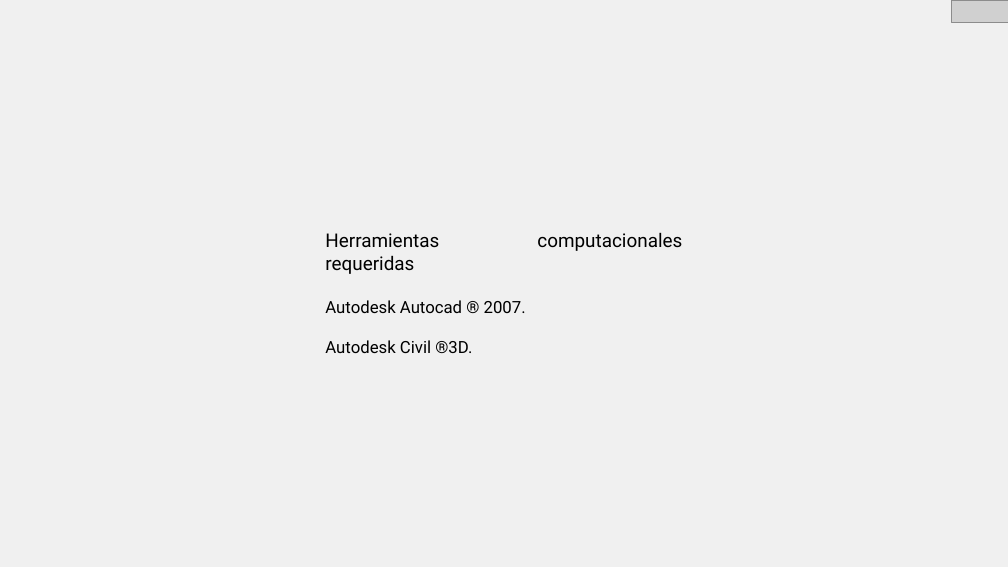
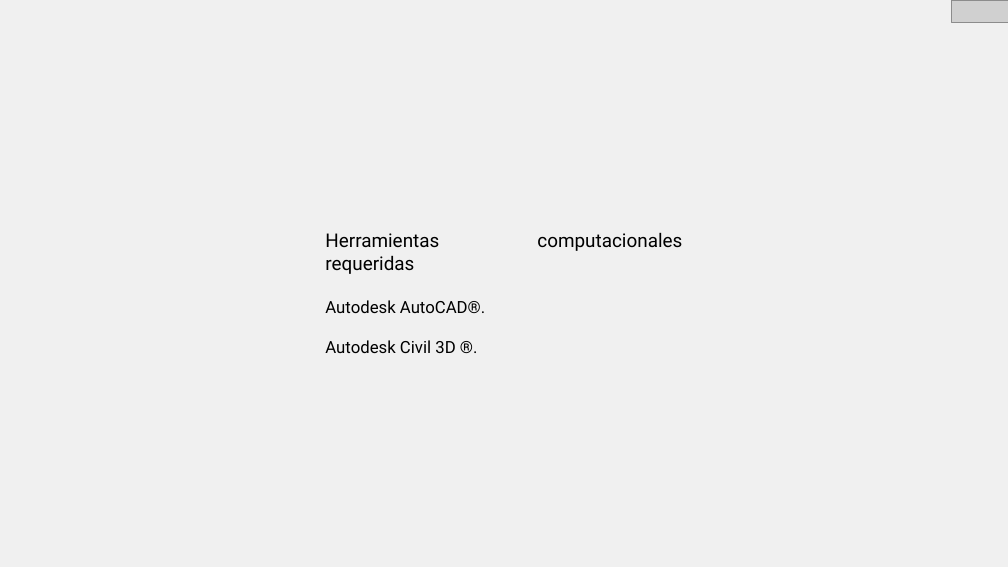
Before and after one commit to rcfdtools/R.HCMC, a slide deck: slide 3 of activity/M02A08/M02A08.pptx. Drawn at 1008x567 pixels with LibreOffice and Linux fonts; fonts in the diff are those of the drawing; grey boxes stand for pictures. Boxes give left, top, right and bottom in pixels: in the first picture for what was removed or moved away, otherwise in the second. Text is boxed around its words. In the diff, an @@ line names an element or a change of style, - is before the commit and + after.

```diff
--- a/activity/M02A08/M02A08.pptx
+++ b/activity/M02A08/M02A08.pptx
@@ text at box(325, 300, 485, 353): text changed @@
-Autodesk Autocad ® 2007.
-Autodesk Civil ®3D.
+Autodesk AutoCAD®.
+Autodesk Civil 3D ®.
```
Also in this commit, not shown: 4 other slides changed, 1 other file.
